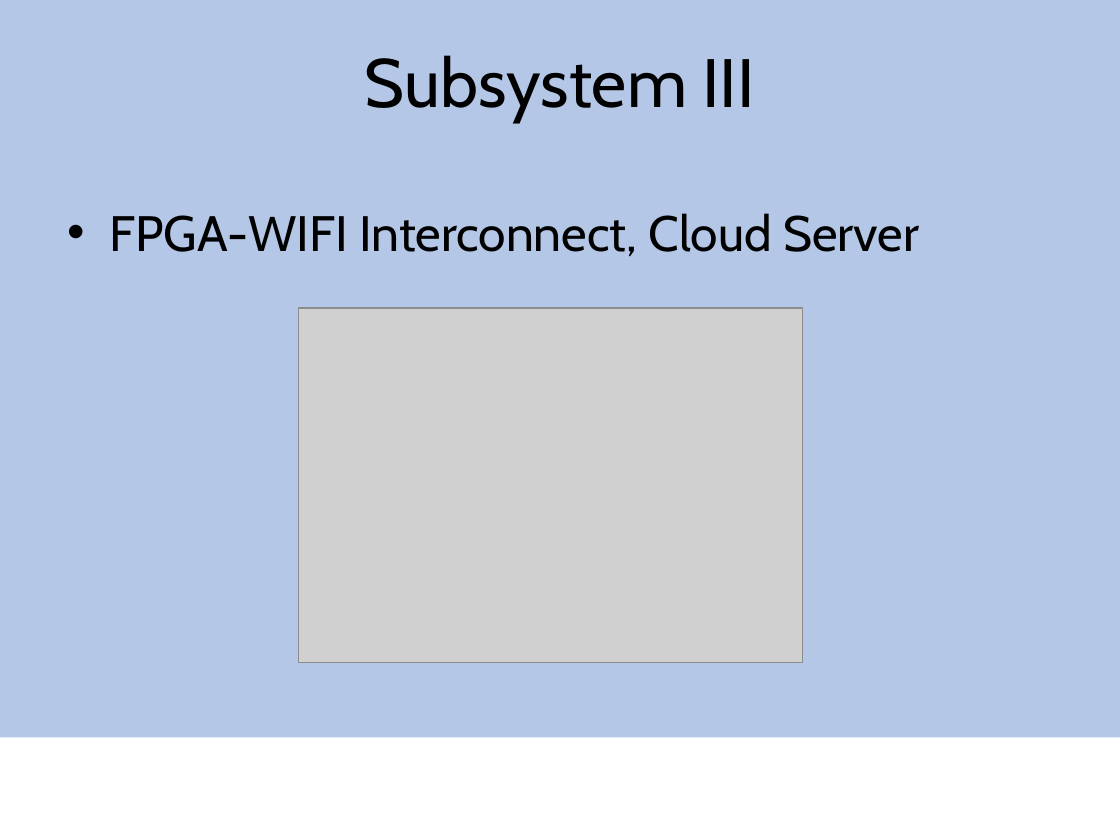
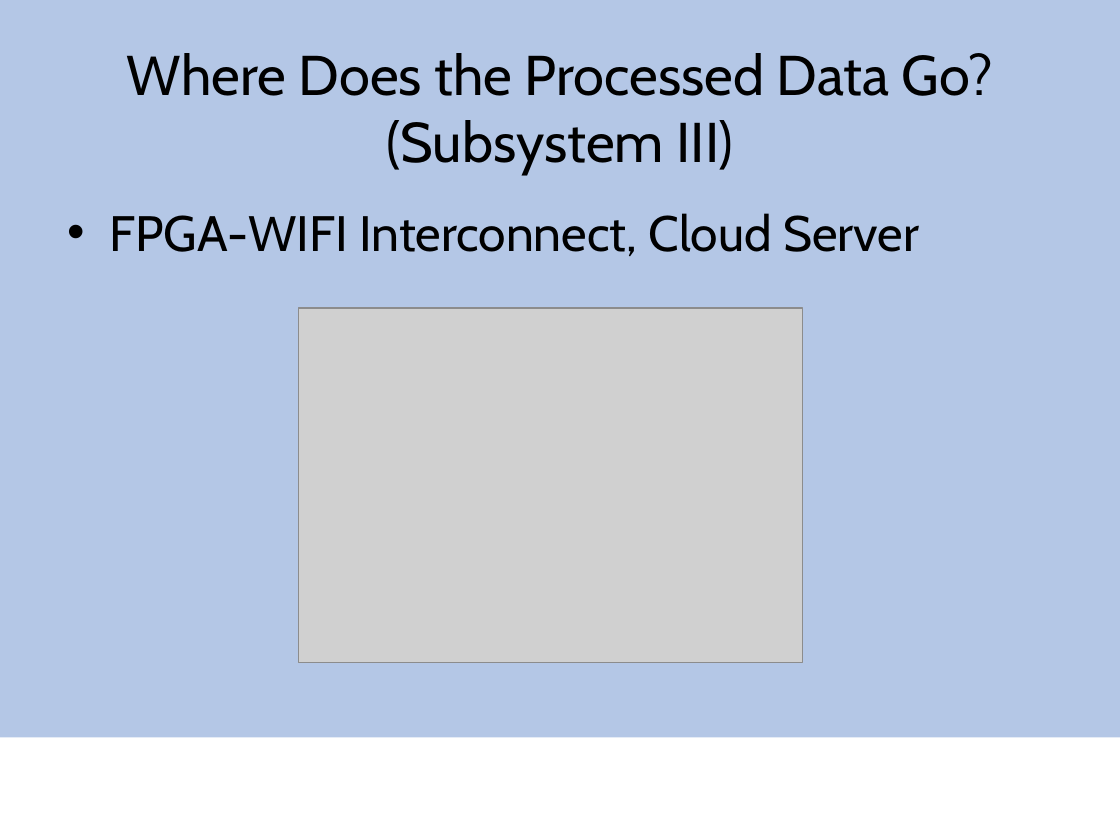
Before and after one commit to mec391/pulseox, a slide deck: slide 23 of capstone.pptx (slide 22 before the commit). Drawn at 1120x840 pixels with LibreOffice and Linux fonts; fonts in the diff are those of the drawing; grey boxes stand for pictures; background and template pictures are left out. Boxes give left, top, right and bottom in pixels: in the first picture for what was removed or moved away, otherwise in the second. Text is boxed around its words. In the diff, an @@ line names an element or a change of style, - is before the commit and + after.

```diff
--- a/capstone.pptx
+++ b/capstone.pptx
@@ title at (127,53,993,174): text changed; size 44 to 36 pt @@
-Subsystem III
+Where Does the Processed Data Go? (Subsystem III)
```
Also in this commit, not shown: 4 other slides changed, 1 slide added.
